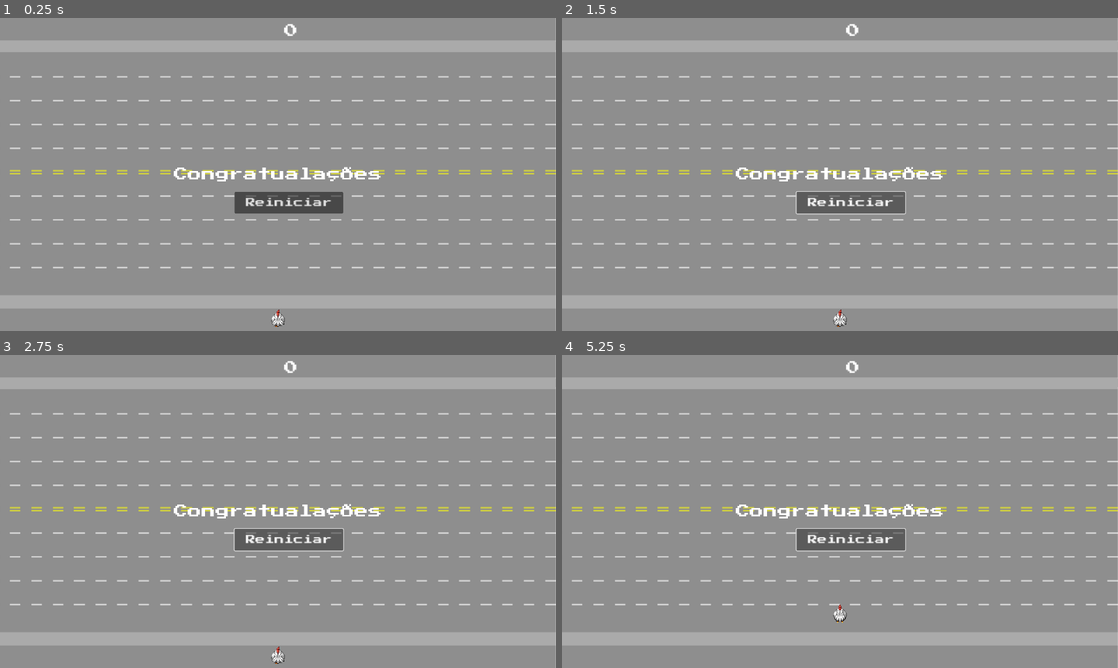
Above: before the commit, frames 1-4 (two rows, left to right).
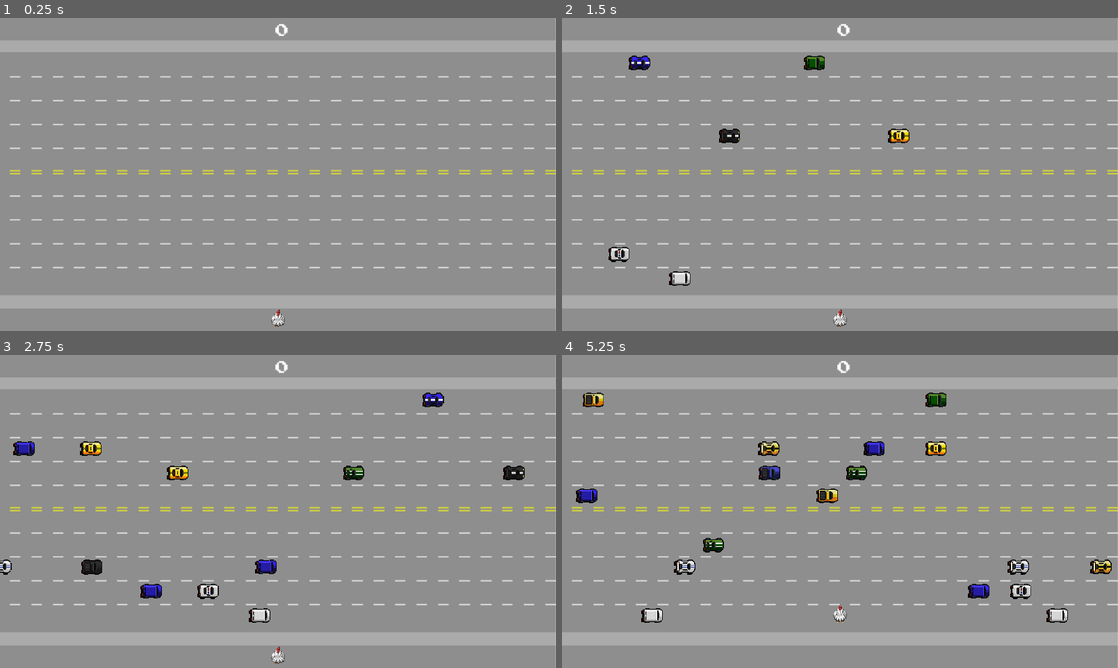
Above: after the commit, the same moments.

Repository: amandarangelaraujo/freeway
Game: Godot game, scene res://Cenas/main.tscn
The game is run twice, just before and just after one commit, with the same random seed, the same clock (stepped at 60 frames per second) and the same inputs.
Inputs (mouse positions are in pixels of both pictures, inside the frame that each line leads up to):
- Up to frame 1 (0.25 s): no input
- Up to frame 2 (1.5 s): click (851, 202) at 0.5 s, where only the run before the commit has a clickable "Reiniciar"; click (851, 202) at 1.25 s, where only the run before the commit has a clickable "Reiniciar"
- Up to frame 3 (2.75 s): click (289, 539) at 2 s, where only the run before the commit has a clickable "Reiniciar"
- Up to frame 4 (5.25 s): hold Up (ui_up) 2.78-3.53 s; hold Down (ui_down) 3.53-4.28 s; hold Up (ui_up) from 4.28 s (still down)

The runs differ from the first frame. In frame 1, 2.1% of the frame differs, in the area x 31-69%, y 1-99%; in frame 2, 3.1%; in frame 3, 4.0%; in frame 4, 4.9%, in the area x 2-99%, y 1-86%.

Commit message:
Carros adicionados

Diff:
--- a/Cenas/carros.gd
+++ b/Cenas/carros.gd
@@ -10,3 +10,8 @@
 
 func _on_notificador_screen_exited() -> void:
 	queue_free()
+
+
+#tentar aqui
+func _on_body_entered(body: Node) -> void:
+	print("Galinha atropelada")
--- a/Cenas/carros.tscn
+++ b/Cenas/carros.tscn
@@ -132,9 +132,10 @@
 }]
 
 [sub_resource type="RectangleShape2D" id="RectangleShape2D_7ms7t"]
-size = Vector2(50, 34)
+size = Vector2(47, 32)
 
 [node name="Carros" type="RigidBody2D"]
+collision_layer = 4
 gravity_scale = 0.0
 script = ExtResource("1_sdhu5")
 
@@ -145,11 +146,13 @@
 animation = &"carro09"
 
 [node name="Colisao" type="CollisionShape2D" parent="."]
+position = Vector2(0.5, 0)
 shape = SubResource("RectangleShape2D_7ms7t")
 
 [node name="Notificador" type="VisibleOnScreenNotifier2D" parent="."]
-position = Vector2(-3.8147e-06, 4.76837e-07)
-scale = Vector2(1.04167, 1)
+position = Vector2(1.19209e-07, 0)
+scale = Vector2(0.979168, 0.941176)
 rect = Rect2(-24, -17, 48, 34)
 
+[connection signal="body_entered" from="." to="." method="_on_body_entered"]
 [connection signal="screen_exited" from="Notificador" to="." method="_on_notificador_screen_exited"]
--- a/Cenas/main.gd
+++ b/Cenas/main.gd
@@ -1,10 +1,68 @@
 extends Node
+
+var cena_carros = preload("res://Cenas/carros.tscn")
+var pistas_rapidas_y = [104, 272, 488]
+var pistas_lentas_y = [160, 216, 324, 384, 438, 544, 600]
+var score = 0
 
 
 # Called when the node enters the scene tree for the first time.
 func _ready() -> void:
+	$HUD/Placar.text = str(score)
+	$HUD/Mensagem.text = ""
+	$HUD/Button.hide()
 	$AudioTema.play()
+	randomize()
+
 
 # Called every frame. 'delta' is the elapsed time since the previous frame.
 func _process(delta: float) -> void:
 	pass
+
+
+func _on_timer_carros_rapidos_timeout() -> void:
+	var carro = cena_carros.instantiate()  #instanciando aquii
+	add_child(carro) #adicionando como filho da cena main
+	var pista_y = pistas_rapidas_y[randi_range(0, pistas_rapidas_y.size()-1)]
+	carro.position = Vector2(-10, pista_y)
+	carro.set_linear_velocity(Vector2(randf_range(700, 720), 0))  #o que essa linha faz?
+	carro.set_linear_damp(0.0)
+
+
+
+
+func _on_timer_carros_lentos_timeout() -> void:
+	var carro = cena_carros.instantiate()  #instanciando aquii
+	add_child(carro) #adicionando como filho da cena main
+	var pista_y = pistas_lentas_y[randi_range(0, pistas_lentas_y.size()-1)]
+	carro.position = Vector2(-10, pista_y)
+	carro.set_linear_velocity(Vector2(randf_range(300, 320), 0))  #o que essa linha faz?
+	carro.set_linear_damp(0.0)
+
+
+
+func _on_player_pontua() -> void:
+	if score <= 10:
+		score+=1
+		$HUD/Placar.text = str(score)
+		$AudioPonto.play()
+	if score == 10:
+		$HUD/Mensagem.text = "Parabéns, você é um galinha rápida!"
+		$HUD/Button.show()
+		$TimerCarrosRapidos.stop()
+		$TimerCarrosLentos.stop()
+		$AudioTema.stop()
+		$AudioVitoria.play()
+		$Player.speed = 0
+		$Player.position = $Player.posicao_inicial
+
+
+func _on_hud_reinicia() -> void:
+	score = 0
+	$HUD/Mensagem.text = ""
+	$HUD/Button.hide()
+	$TimerCarrosRapidos.start()
+	$TimerCarrosLentos.start()
+	$AudioTema.play()
+	$AudioVitoria.stop()
+	$Player.speed = 8 #Minha galinha fica lenda depois!!
--- a/Cenas/main.tscn
+++ b/Cenas/main.tscn
@@ -41,4 +41,8 @@
 [node name="AudioVitoria" type="AudioStreamPlayer2D" parent="."]
 stream = ExtResource("7_pyvyj")
 
+[connection signal="pontua" from="Player" to="." method="_on_player_pontua"]
+[connection signal="reinicia" from="HUD" to="." method="_on_hud_reinicia"]
+[connection signal="timeout" from="TimerCarrosRapidos" to="." method="_on_timer_carros_rapidos_timeout"]
+[connection signal="timeout" from="TimerCarrosLentos" to="." method="_on_timer_carros_lentos_timeout"]
 [connection signal="ready" from="AudioTema" to="Player" method="_on_audio_tema_ready"]
--- a/Cenas/player.gd
+++ b/Cenas/player.gd
@@ -36,13 +36,15 @@
 func _on_body_entered(body: Node2D) -> void:
 	print("Colisão detectada")
 	if body.name == "LinhaChegada":
-		position = posicao_inicial
 		emit_signal("pontua")
 	else:
+		position = posicao_inicial
 		$Audio.play()
 
 
 
 
 
+
+
 #func _on_audio_tema_ready() -> void:
--- a/Cenas/player.tscn
+++ b/Cenas/player.tscn
@@ -48,7 +48,8 @@
 script = ExtResource("1_1mrte")
 
 [node name="Animacao" type="AnimatedSprite2D" parent="."]
-scale = Vector2(0.3, 0.3)
+position = Vector2(0.349999, -0.15)
+scale = Vector2(0.306863, 0.302174)
 sprite_frames = SubResource("SpriteFrames_oqiwh")
 animation = &"cima"
 frame_progress = 0.303057
--- a/hud.tscn
+++ b/hud.tscn
@@ -10,8 +10,8 @@
 anchors_preset = 5
 anchor_left = 0.5
 anchor_right = 0.5
-offset_left = -20.0
-offset_right = 80.0
+offset_left = -40.0
+offset_right = 60.0
 offset_bottom = 60.0
 grow_horizontal = 2
 theme_override_fonts/font = ExtResource("1_cqqmw")
